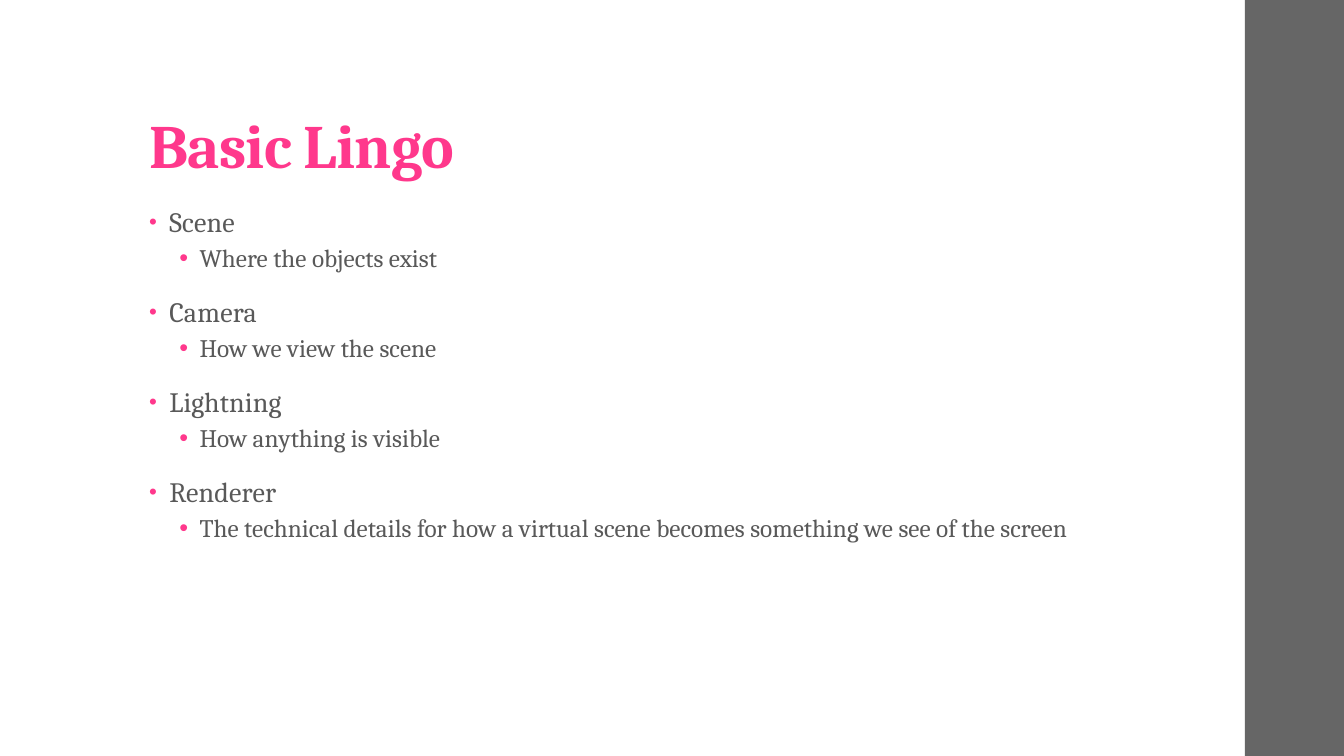
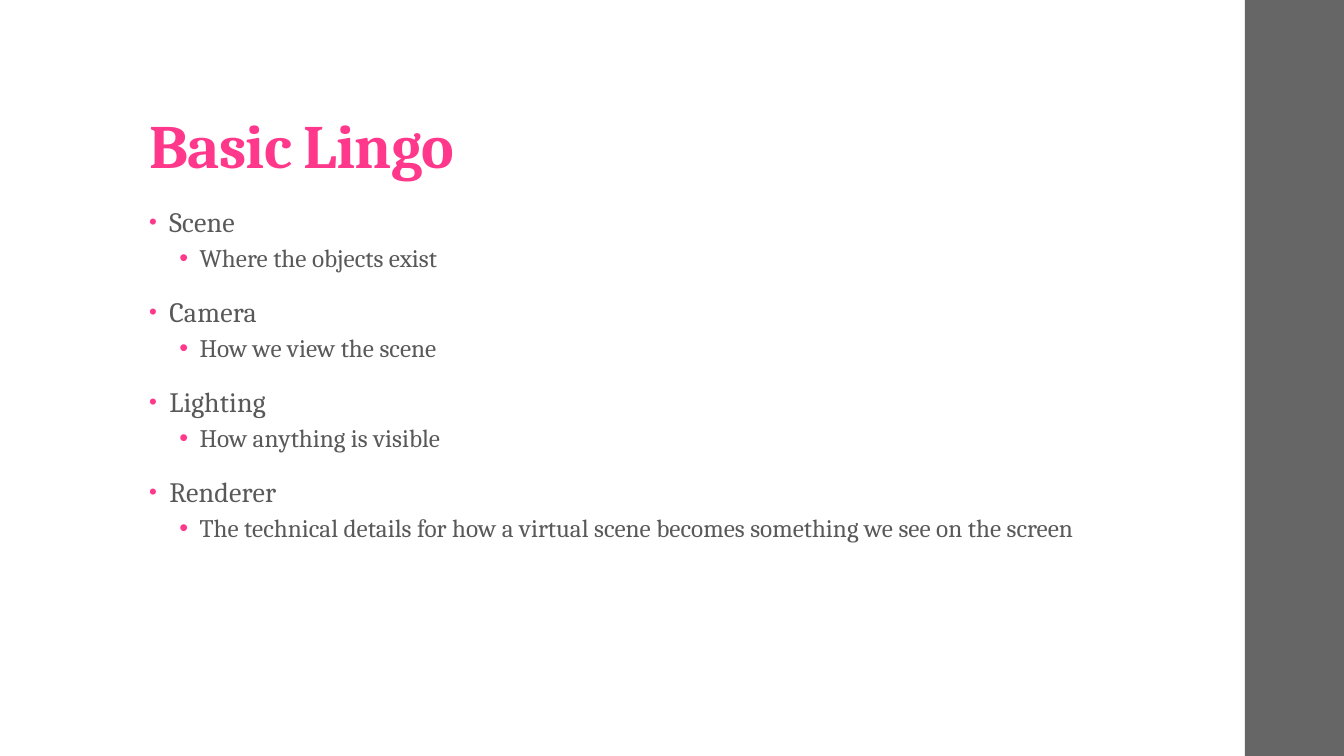
Before and after one commit to robotuw/uw-cse-da-startup, a slide deck: slide 5 of web/02_intro_to_threejs.pptx. Drawn at 1344x756 pixels with LibreOffice and Linux fonts; fonts in the diff are those of the drawing. Boxes give left, top, right and bottom in pixels: in the first picture for what was removed or moved away, otherwise in the second. Text is boxed around its words. In the diff, an @@ line names an element or a change of style, - is before the commit and + after.

```diff
--- a/web/02_intro_to_threejs.pptx
+++ b/web/02_intro_to_threejs.pptx
@@ text at <box>169,392,265,418</box>: text changed @@
-• Lightning
+• Lighting
@@ text at <box>200,519,1073,543</box>: text changed @@
-  • The technical details for how a virtual scene becomes something we see of the screen
+  • The technical details for how a virtual scene becomes something we see on the screen
```
Also in this commit, not shown: 2 other slides changed, 1 other file.
